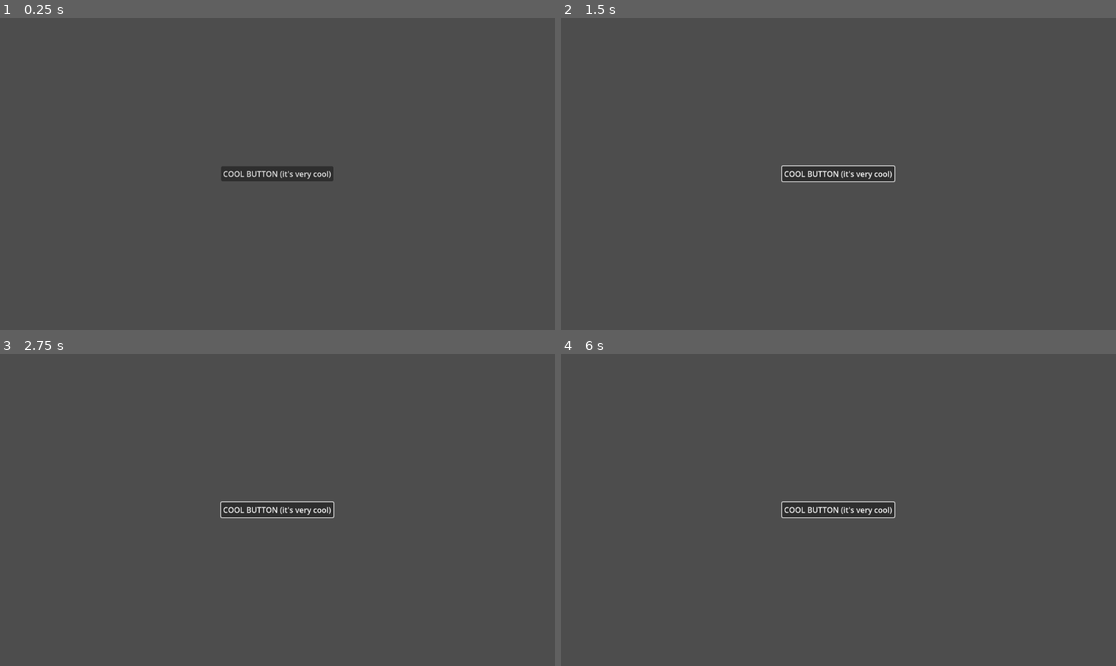
Above: before the commit, frames 1-4 (two rows, left to right).
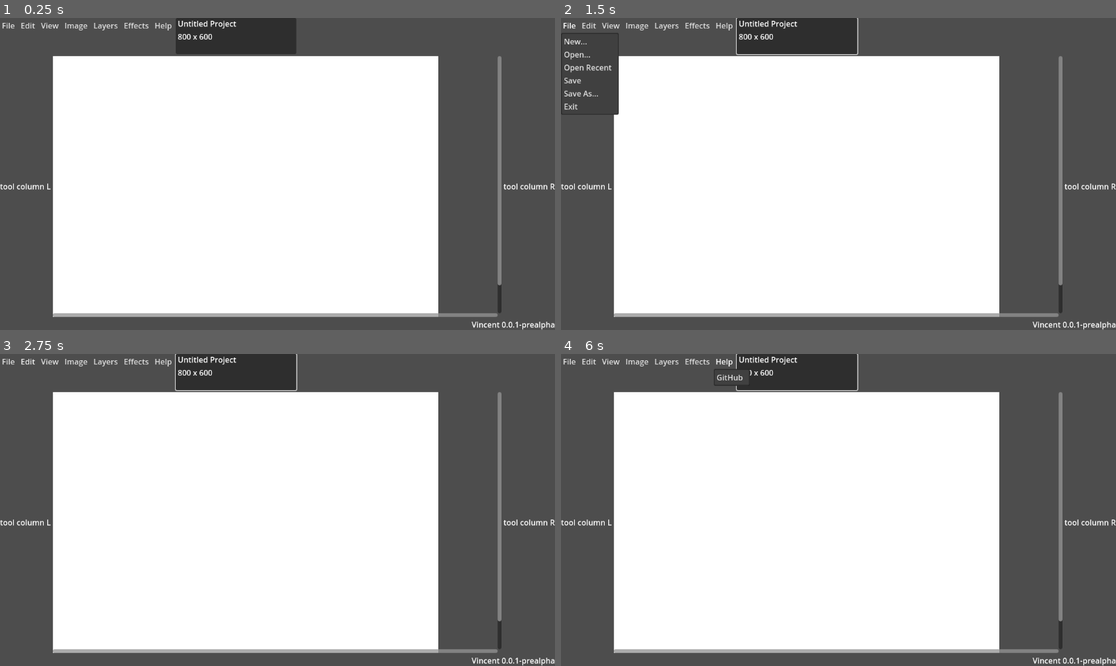
Above: after the commit, the same moments.

Repository: JackDotJS/vincent
Game: Godot game, scene res://scenes/main.tscn
The game is run twice, just before and just after one commit, with the same random seed, the same clock (stepped at 60 frames per second) and the same inputs.
Inputs (mouse positions are in pixels of both pictures, inside the frame that each line leads up to; where the layout moved, square brackets give the same spot in the first picture):
- Up to frame 1 (0.25 s): no input
- Up to frame 2 (1.5 s): click (799, 36) [838, 174] at 0.5 s; click (572, 24) at 1.25 s, where only the run after the commit has a clickable "File"
- Up to frame 3 (2.75 s): click (27, 360) at 2 s, where only the run after the commit has a clickable "Edit"
- Up to frame 4 (6 s): click (610, 360) at 2.75 s, where only the run after the commit has a clickable "View"; click (638, 360) at 3.5 s, where only the run after the commit has a clickable "Image"; click (666, 360) at 4.25 s, where only the run after the commit has a clickable "Layers"; click (699, 360) at 5 s, where only the run after the commit has a clickable "Effects"; click (721, 360) at 5.75 s, where only the run after the commit has a clickable "Help"

The runs differ from the first frame. In frame 1, 62% of the frame differs, in the area x 0-100%, y 0-100%; in frame 2, 62%; in frame 3, 62%; in frame 4, 62%.

Commit message:
super basic layout
Signed-off-by: JackDotJS <jackdotjs@proton.me>

Diff:
--- a/project.godot
+++ b/project.godot
@@ -15,7 +15,9 @@
 config/version="0.0.1-prealpha"
 run/main_scene="uid://qubiww5n0s3j"
 config/features=PackedStringArray("4.4", "GL Compatibility")
+boot_splash/show_image=false
 config/icon="uid://bdq1iw62lrfk8"
+boot_splash/minimum_display_time=500
 
 [audio]
 
--- a/scenes/main.tscn
+++ b/scenes/main.tscn
@@ -1,7 +1,8 @@
 [gd_scene load_steps=3 format=3 uid="uid://qubiww5n0s3j"]
 
 [ext_resource type="Script" uid="uid://hevuvnvmymg5" path="res://scenes/main.gd" id="1_0wfyh"]
-[ext_resource type="Texture2D" uid="uid://bdq1iw62lrfk8" path="res://resources/icon.png" id="1_o5qli"]
+
+[sub_resource type="CanvasTexture" id="CanvasTexture_o5qli"]
 
 [node name="Control" type="Control"]
 layout_mode = 3
@@ -12,7 +13,7 @@
 grow_vertical = 2
 script = ExtResource("1_0wfyh")
 
-[node name="CenterContainer" type="CenterContainer" parent="."]
+[node name="VBoxContainer" type="VBoxContainer" parent="."]
 layout_mode = 1
 anchors_preset = 15
 anchor_right = 1.0
@@ -20,15 +21,146 @@
 grow_horizontal = 2
 grow_vertical = 2
 
-[node name="MarginContainer" type="MarginContainer" parent="CenterContainer"]
+[node name="TopBar" type="HBoxContainer" parent="VBoxContainer"]
 layout_mode = 2
-theme_override_constants/margin_left = 50
-theme_override_constants/margin_top = 50
-theme_override_constants/margin_right = 50
-theme_override_constants/margin_bottom = 50
 
-[node name="Button" type="Button" parent="CenterContainer/MarginContainer"]
+[node name="MainToolBar" type="VBoxContainer" parent="VBoxContainer/TopBar"]
 layout_mode = 2
-text = "COOL BUTTON (it's very cool)"
-icon = ExtResource("1_o5qli")
-expand_icon = true
+
+[node name="MenuBar" type="HBoxContainer" parent="VBoxContainer/TopBar/MainToolBar"]
+layout_mode = 2
+
+[node name="FileMenuButton" type="MenuButton" parent="VBoxContainer/TopBar/MainToolBar/MenuBar"]
+layout_mode = 2
+text = "File"
+switch_on_hover = true
+item_count = 6
+popup/item_0/text = "New..."
+popup/item_0/id = 0
+popup/item_1/text = "Open..."
+popup/item_1/id = 1
+popup/item_2/text = "Open Recent"
+popup/item_2/id = 2
+popup/item_3/text = "Save"
+popup/item_3/id = 3
+popup/item_4/text = "Save As..."
+popup/item_4/id = 4
+popup/item_5/text = "Exit"
+popup/item_5/id = 5
+
+[node name="EditMenuButton" type="MenuButton" parent="VBoxContainer/TopBar/MainToolBar/MenuBar"]
+layout_mode = 2
+text = "Edit
+"
+switch_on_hover = true
+item_count = 3
+popup/item_0/text = "Undo"
+popup/item_0/id = 0
+popup/item_1/text = "Redo"
+popup/item_1/id = 1
+popup/item_2/text = "Options"
+popup/item_2/id = 2
+
+[node name="ViewMenuButton" type="MenuButton" parent="VBoxContainer/TopBar/MainToolBar/MenuBar"]
+layout_mode = 2
+text = "View"
+switch_on_hover = true
+
+[node name="ImageMenuButton" type="MenuButton" parent="VBoxContainer/TopBar/MainToolBar/MenuBar"]
+layout_mode = 2
+text = "Image"
+switch_on_hover = true
+
+[node name="LayersMenuButton" type="MenuButton" parent="VBoxContainer/TopBar/MainToolBar/MenuBar"]
+layout_mode = 2
+text = "Layers"
+switch_on_hover = true
+
+[node name="EffectsMenuButton" type="MenuButton" parent="VBoxContainer/TopBar/MainToolBar/MenuBar"]
+layout_mode = 2
+text = "Effects"
+switch_on_hover = true
+
+[node name="HelpMenuButton" type="MenuButton" parent="VBoxContainer/TopBar/MainToolBar/MenuBar"]
+layout_mode = 2
+text = "Help"
+switch_on_hover = true
+item_count = 1
+popup/item_0/text = "GitHub"
+popup/item_0/id = 0
+
+[node name="FavoritesBar" type="HBoxContainer" parent="VBoxContainer/TopBar/MainToolBar"]
+layout_mode = 2
+
+[node name="Button" type="Button" parent="VBoxContainer/TopBar"]
+custom_minimum_size = Vector2(250, 75)
+layout_mode = 2
+
+[node name="HFlowContainer" type="HFlowContainer" parent="VBoxContainer/TopBar/Button"]
+layout_mode = 1
+anchors_preset = 15
+anchor_right = 1.0
+anchor_bottom = 1.0
+grow_horizontal = 2
+grow_vertical = 2
+
+[node name="AspectRatioContainer" type="AspectRatioContainer" parent="VBoxContainer/TopBar/Button/HFlowContainer"]
+layout_mode = 2
+stretch_mode = 1
+alignment_horizontal = 0
+alignment_vertical = 0
+
+[node name="ProjectThumbnail" type="TextureRect" parent="VBoxContainer/TopBar/Button/HFlowContainer/AspectRatioContainer"]
+layout_mode = 2
+
+[node name="VBoxContainer" type="VBoxContainer" parent="VBoxContainer/TopBar/Button/HFlowContainer"]
+layout_mode = 2
+
+[node name="ProjectName" type="Label" parent="VBoxContainer/TopBar/Button/HFlowContainer/VBoxContainer"]
+layout_mode = 2
+text = "Untitled Project"
+
+[node name="ProjectResolution" type="Label" parent="VBoxContainer/TopBar/Button/HFlowContainer/VBoxContainer"]
+layout_mode = 2
+text = "800 x 600"
+
+[node name="MainContainer" type="HBoxContainer" parent="VBoxContainer"]
+layout_mode = 2
+size_flags_vertical = 3
+
+[node name="LeftToolColumn" type="CenterContainer" parent="VBoxContainer/MainContainer"]
+layout_mode = 2
+
+[node name="Label" type="Label" parent="VBoxContainer/MainContainer/LeftToolColumn"]
+layout_mode = 2
+text = "tool column L"
+
+[node name="Viewport" type="ScrollContainer" parent="VBoxContainer/MainContainer"]
+layout_mode = 2
+size_flags_horizontal = 3
+horizontal_scroll_mode = 2
+vertical_scroll_mode = 2
+
+[node name="Canvas" type="TextureRect" parent="VBoxContainer/MainContainer/Viewport"]
+custom_minimum_size = Vector2(800, 600)
+layout_mode = 2
+texture = SubResource("CanvasTexture_o5qli")
+
+[node name="RightToolColumn" type="CenterContainer" parent="VBoxContainer/MainContainer"]
+layout_mode = 2
+
+[node name="Label" type="Label" parent="VBoxContainer/MainContainer/RightToolColumn"]
+layout_mode = 2
+text = "tool column R"
+
+[node name="StatusBar" type="HBoxContainer" parent="VBoxContainer"]
+layout_mode = 2
+
+[node name="InfoText" type="Label" parent="VBoxContainer/StatusBar"]
+layout_mode = 2
+size_flags_horizontal = 3
+size_flags_vertical = 1
+
+[node name="AppVersionText" type="Label" parent="VBoxContainer/StatusBar"]
+layout_mode = 2
+text = "Vincent 0.0.1-prealpha"
